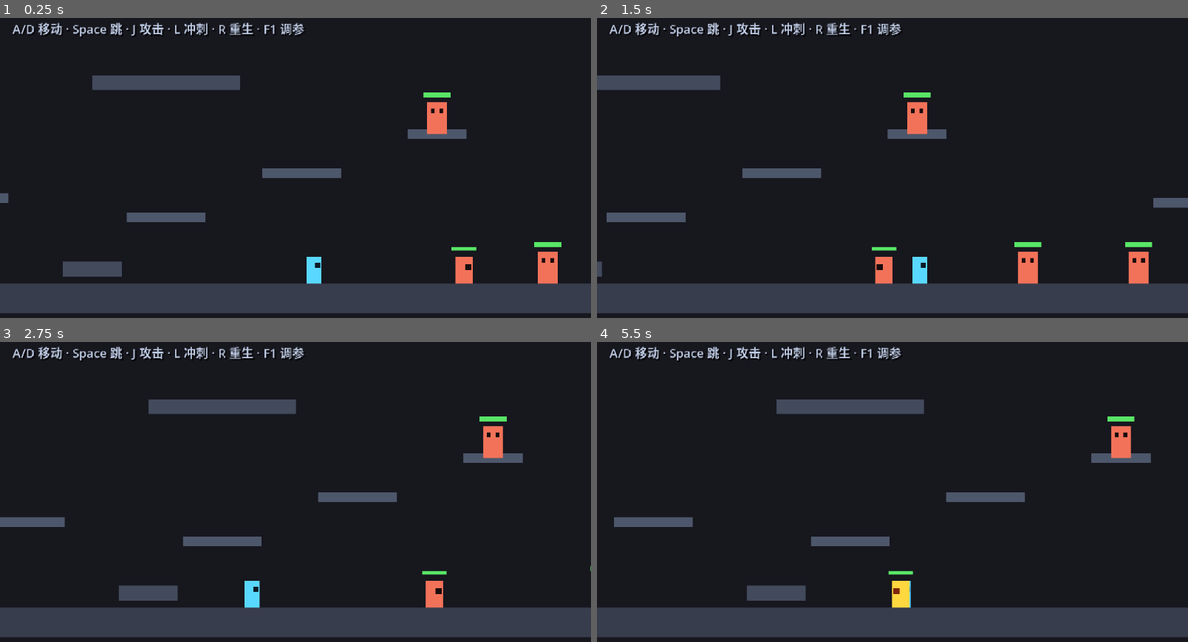
Above: before the commit, frames 1-4 (two rows, left to right).
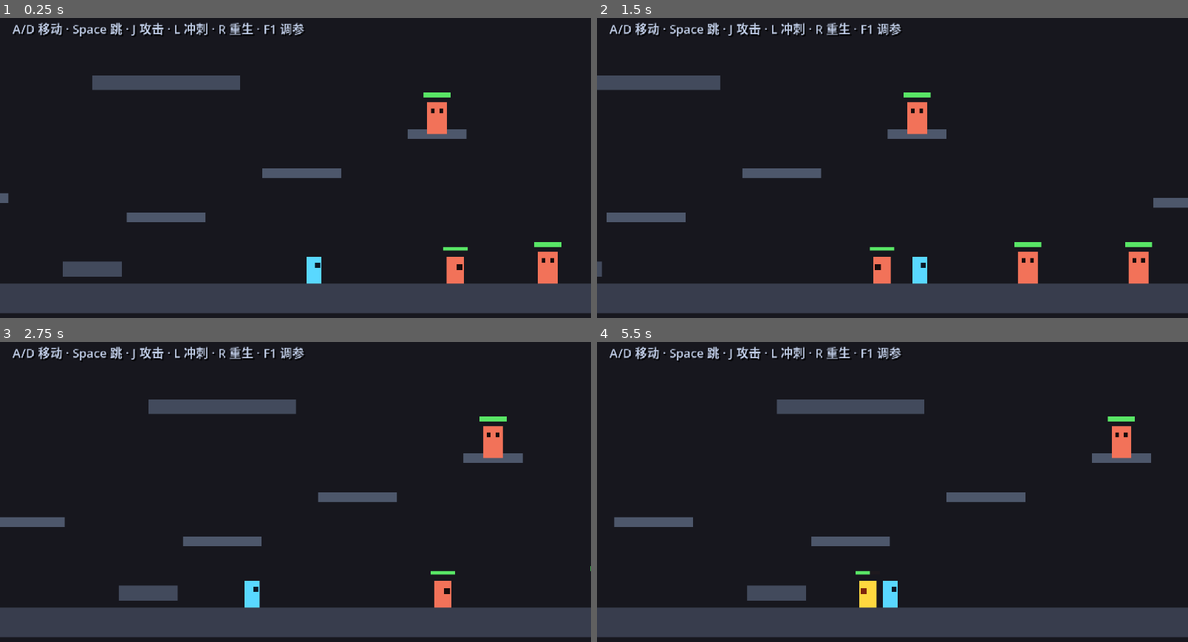
Above: after the commit, the same moments.

Repository: Palard-Lancelot/Palard-ZMD
Game: Godot game, scene res://scenes/boot/boot.tscn
The game is run twice, just before and just after one commit, with the same random seed, the same clock (stepped at 60 frames per second) and the same inputs.
Inputs:
- Up to frame 1 (0.25 s): no input
- Up to frame 2 (1.5 s): tap Enter at 0.5 s; hold D (move_right) from 0.53 s (still down); tap J (attack) at 0.6 s; tap Space (jump) at 0.77 s; tap L (dash) at 1.35 s
- Up to frame 3 (2.75 s): tap Space (jump) at 1.52 s; release D (move_right) at 2.03 s; hold A (move_left) from 2.03 s (still down); tap R at 2.1 s
- Up to frame 4 (5.5 s): release A (move_left) at 2.78 s; hold D (move_right) 2.78-4.28 s; tap J (attack) at 2.85, 5.1 s; tap Space (jump) at 3.02, 3.77, 4.52 s; tap L (dash) at 3.6 s; hold A (move_left) 4.28-5.03 s; tap R at 4.35 s; hold D (move_right) from 5.03 s (still down)

The runs differ from the first frame. In frame 1, 0.3% of the frame differs, in the area x 74-81%, y 76-89%; in frame 2, less than 0.1%; in frame 3, 0.3%; in frame 4, 0.9%, in the area x 2-91%, y 19-89%.

Commit message:
fix(enemy): 敌人追不上逃跑的玩家 —— 追击速度过低
现象：用户反馈"重启后不追击了"。
诊断发现追击逻辑完全正常（state=chase, 朝向正确, vx=-78），
但**速度追不上**：

  玩家 max_run_speed = 165 px/s
  敌人 move_speed     =  78 px/s（不到玩家一半）

实测：玩家向左跑，距离从 128px 一路被拉到 194px ——
敌人一直在"努力追"，但玩家一走就永远追不上，体感就是"不追我"。

修复：改为两档速度，形成攻防博弈
  基础追击 108 px/s（略低于玩家 → 玩家可以拉扯）
  突进爆发 155 px/s（进入 90px 后提速 → 会被扑到）
  感知范围 150 → 165

设计理由：如果敌人速度高于玩家，玩家无法拉开距离，会很憋屈；
          如果低于玩家太多，追不上，就"不追"。
          略低 + 近身爆发，才能形成"拉开—被扑—闪避"的循环。

新增 2 项回归断言（这类"设计参数导致的体感 bug"最容易复发）：
  · 玩家持续逃跑时距离未失控（60 → 最大 67px，阈值 260）
  · 逃跑 100 帧后距离未持续拉大（67px）

验证：7 个套件 48/48 全部通过（7+8+6+9+6+4+8）

Diff:
--- a/scripts/enemies/enemy_base.gd
+++ b/scripts/enemies/enemy_base.gd
@@ -26,7 +26,14 @@
 @export var contact_damage: int = 10
 
 @export_group("移动")
-@export var move_speed: float = 70.0
+## 基础追击速度（px/s）。
+## ⚠️ 必须显著高于玩家的 max_run_speed * 0.6，否则玩家一走就永远追不上，
+##    表现为"敌人不追我"。玩家速度 165，所以追击速度至少 90 起。
+@export var move_speed: float = 95.0
+## 突进爆发速度：进入 lunge_range 后提速，制造"扑上来"的压迫感
+@export var lunge_speed: float = 135.0
+## 触发突进的距离
+@export var lunge_range: float = 95.0
 @export var gravity: float = 682.7
 @export var max_fall_speed: float = 700.0
 
@@ -164,12 +171,20 @@
 			if _player_in_range(attack_range) and _attack_timer <= 0:
 				_enter(S_WINDUP)
 				return
-			velocity.x = facing * move_speed
+			# 两档速度：远距离基础追击，进入突进范围后提速
+			var spd: float = move_speed
+			if _player_in_range(lunge_range):
+				spd = lunge_speed
+			velocity.x = facing * spd
 
 		S_WINDUP:
 			_face_target()
+			# 前摇期间继续逼近 —— 给玩家"它正在扑过来"的压迫感
 			if move_during_windup:
-				velocity.x = facing * move_speed * windup_speed_mult
+				var w_spd: float = move_speed
+				if _player_in_range(lunge_range):
+					w_spd = lunge_speed
+				velocity.x = facing * w_spd * windup_speed_mult
 			else:
 				velocity.x = move_toward(velocity.x, 0.0, 600.0 * get_physics_process_delta_time())
 			if _sm.get_frame() >= windup_frames:
--- a/scripts/enemies/rusher.gd
+++ b/scripts/enemies/rusher.gd
@@ -13,8 +13,13 @@
 
 const RUSHER_HP := 24
 const RUSHER_DAMAGE := 10
-const RUSHER_SPEED := 78.0
-const RUSHER_DETECT := 150.0
+## ⚠️ 追击速度必须接近玩家速度（玩家 165），否则玩家一走就追不上，
+##    表现为"敌人不追击"。基础速度略低于玩家（可拉扯），
+##    突进爆发高于玩家（会被扑到）—— 这样才有攻防博弈。
+const RUSHER_CHASE_SPEED := 108.0
+const RUSHER_LUNGE_SPEED := 155.0
+const RUSHER_LUNGE_RANGE := 90.0
+const RUSHER_DETECT := 165.0
 const RUSHER_ATTACK_RANGE := 26.0
 const RUSHER_COOLDOWN := 55
 const RUSHER_WINDUP := 20
@@ -26,8 +31,10 @@
 	# —— 属性 ——
 	max_hp = RUSHER_HP
 	contact_damage = RUSHER_DAMAGE
-	# —— 移动 ——
-	move_speed = RUSHER_SPEED
+	# —— 移动（两档速度）——
+	move_speed = RUSHER_CHASE_SPEED
+	lunge_speed = RUSHER_LUNGE_SPEED
+	lunge_range = RUSHER_LUNGE_RANGE
 	# —— 感知与攻击 ——
 	detect_range = RUSHER_DETECT
 	attack_range = RUSHER_ATTACK_RANGE
@@ -37,4 +44,4 @@
 	recovery_frames = RUSHER_RECOVERY
 	# 前摇期间继续逼近 —— 制造压迫感
 	move_during_windup = true
-	windup_speed_mult = 0.45
+	windup_speed_mult = 0.5
--- a/tests/test_enemy_ai.gd
+++ b/tests/test_enemy_ai.gd
@@ -30,6 +30,11 @@
 var _first_windup_frame := -1
 var _windup_frames_observed := 0
 
+## 逃跑场景采样
+var _flee_dist_start := 0.0
+var _flee_dist_after := 0.0
+var _flee_max_dist := 0.0
+
 
 func _physics_process(_d: float) -> bool:
 	if not _started:
@@ -60,11 +65,23 @@
 	var hp: int = _player.hp
 	_hp_min = mini(_hp_min, hp)
 
-	# 第 240 帧把玩家瞬移到远处，验证脱战回到 idle
+	# ---- 第 240 帧起：要求玩家持续逃离，验证追击速度足够 ----
 	if _frame == 240:
-		_player.position.x += 900.0
+		# 把玩家放回敌人右侧，并初始化逃跑采样
+		_player.position = Vector2(_rusher.position.x + 60.0, _rusher.position.y)
+		_player.velocity = Vector2.ZERO
+		_flee_dist_start = 60.0
+		_flee_max_dist = 60.0
+
+	if _frame > 240 and _frame <= 340:
+		Input.action_press("move_left")
+		_flee_max_dist = maxf(_flee_max_dist, dist)
+		if _frame == 340:
+			Input.action_release("move_left")
+			_flee_dist_after = dist
 
 	if _frame >= TOTAL_FRAMES:
+		Input.action_release("move_left")
 		_report()
 		return true
 	return false
@@ -111,6 +128,13 @@
 		["前摇持续 >= 10 帧（支柱2 要求）", _windup_frames_observed >= 10],
 		["进入 attack 状态", _saw_attack],
 		["玩家最终掉血（-%d HP）" % damage, damage > 0],
+		# ⚠️ 回归守卫：曾出现"敌人追不上逃跑的玩家"——
+		#    敌人速度 78 对玩家 165，玩家一动就永远拉开距离，
+		#    体感是"敌人不追击"。这里断言逃跑时距离不能失控增长。
+		["玩家持续逃跑时距离未失控（60 → 最大 %.0f px）" % _flee_max_dist,
+			_flee_max_dist < 260.0],
+		["逃跑 100 帧后距离未持续拉大（%.0f px）" % _flee_dist_after,
+			_flee_dist_after < 260.0],
 	]
 
 	print("")
@@ -128,6 +152,8 @@
 	print("[TEST] 距离: %.0f → 最近 %.0f" % [_dist_start, _dist_min])
 	print("[TEST] HP: %d → %d（最低）" % [_hp_start, _hp_min])
 	print("[TEST] 首次前摇帧: %d" % _first_windup_frame)
+	print("[TEST] 逃跑测试: 起始 %.0f → 最大 %.0f → 结束 %.0f" % [
+		_flee_dist_start, _flee_max_dist, _flee_dist_after])
 	print("[TEST] 结果: %d / %d 通过" % [passed, checks.size()])
 	if passed == checks.size():
 		print("[TEST] ★ 全部通过")
